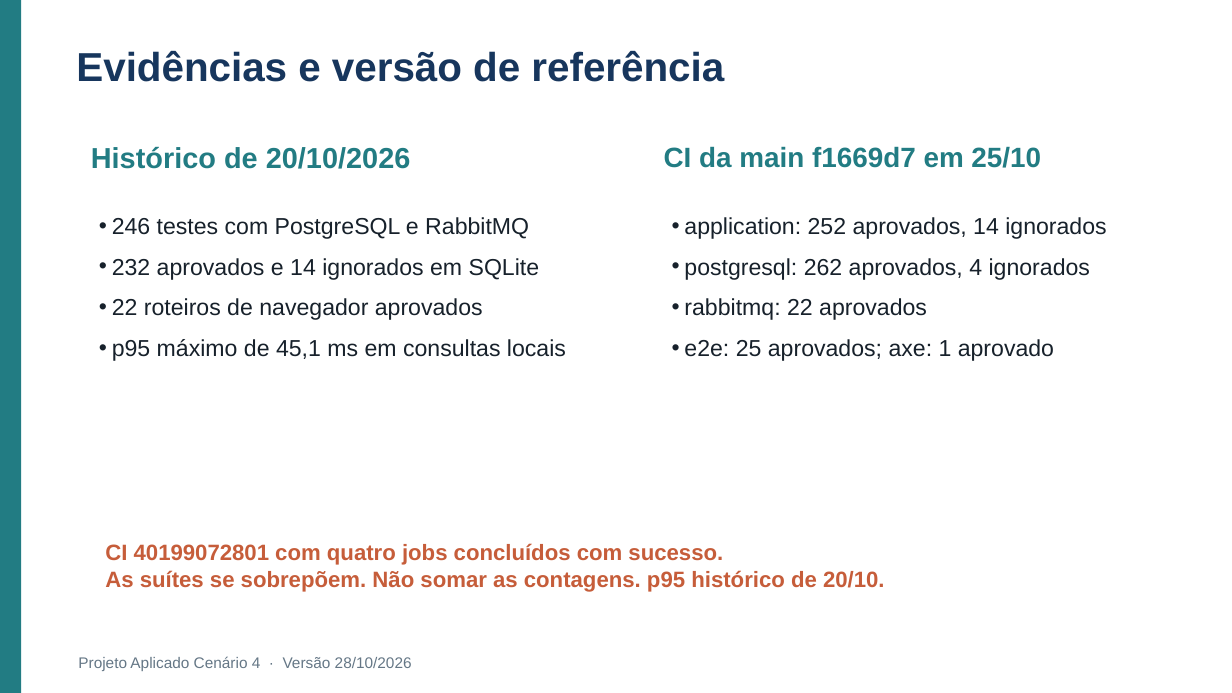
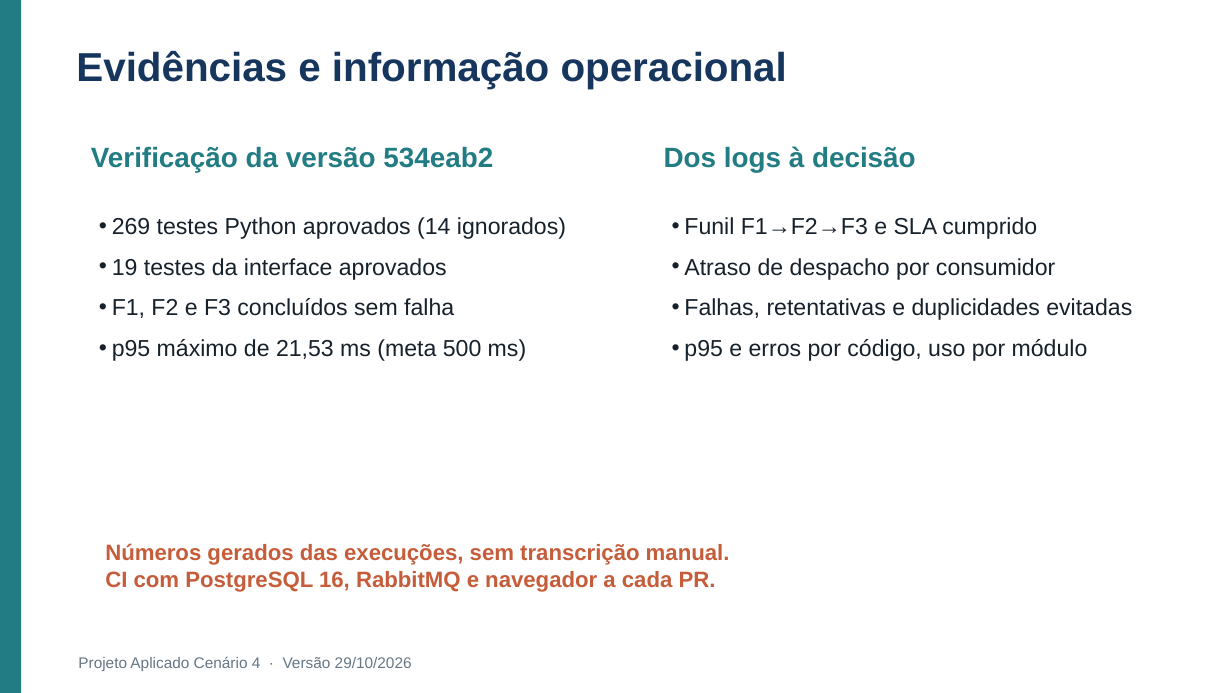
Before and after one commit to Roger-Quinelato/projetoAplicado7, a slide deck: slide 17 of output/Apresentacao_Cenario_4.pptx. Drawn at 1232x693 pixels with LibreOffice and Linux fonts; fonts in the diff are those of the drawing. Boxes give left, top, right and bottom in pixels: in the first picture for what was removed or moved away, otherwise in the second. Text is boxed around its words. In the diff, an @@ line names an element or a change of style, - is before the commit and + after.

Commit message:
docs: relatório e slides gerados a partir da evidência consolidada (etapa 6)
Os geradores passam a ler output/evidencias/evidencias.json (versão,
testes, p95, interface e CI), sem números transcritos à mão. Retirada a
publicação Supabase/Render (ADR-007), incluídos os agentes de revisão e
o relatório operacional, e corrigidas as referências (2026a-d; removida
a ARCHCORP 2026b, não citada). PDF com 20 páginas; 18 slides.

```diff
--- a/output/Apresentacao_Cenario_4.pptx
+++ b/output/Apresentacao_Cenario_4.pptx
@@ text at <box>76,50,787,89</box>: text changed @@
-Evidências e versão de referência
+Evidências e informação operacional
@@ text at <box>91,146,493,172</box>: text changed; size 22.5 to 21.8 pt @@
-Histórico de 20/10/2026
+Verificação da versão 534eab2
@@ text at <box>664,146,916,172</box>: text changed @@
-CI da main f1669d7 em 25/10
+Dos logs à decisão
@@ text at <box>112,217,566,361</box>: text changed @@
-• 246 testes com PostgreSQL e RabbitMQ
-• 232 aprovados e 14 ignorados em SQLite
-• 22 roteiros de navegador aprovados
-• p95 máximo de 45,1 ms em consultas locais
+• 269 testes Python aprovados (14 ignorados)
+• 19 testes da interface aprovados
+• F1, F2 e F3 concluídos sem falha
+• p95 máximo de 21,53 ms (meta 500 ms)
@@ text at <box>684,217,1132,361</box>: text changed @@
-• application: 252 aprovados, 14 ignorados
-• postgresql: 262 aprovados, 4 ignorados
-• rabbitmq: 22 aprovados
-• e2e: 25 aprovados; axe: 1 aprovado
+• Funil F1→F2→F3 e SLA cumprido
+• Atraso de despacho por consumidor
+• Falhas, retentativas e duplicidades evitadas
+• p95 e erros por código, uso por módulo
@@ text at <box>105,543,730,592</box>: text changed @@
-CI 40199072801 com quatro jobs concluídos com sucesso.
-As suítes se sobrepõem. Não somar as contagens. p95 histórico de 20/10.
+Números gerados das execuções, sem transcrição manual.
+CI com PostgreSQL 16, RabbitMQ e navegador a cada PR.
@@ text at <box>78,656,412,671</box>: text changed @@
-Projeto Aplicado Cenário 4 · Versão 28/10/2026
+Projeto Aplicado Cenário 4 · Versão 29/10/2026
```
Also in this commit, not shown: 17 other slides changed, 4 other files.
